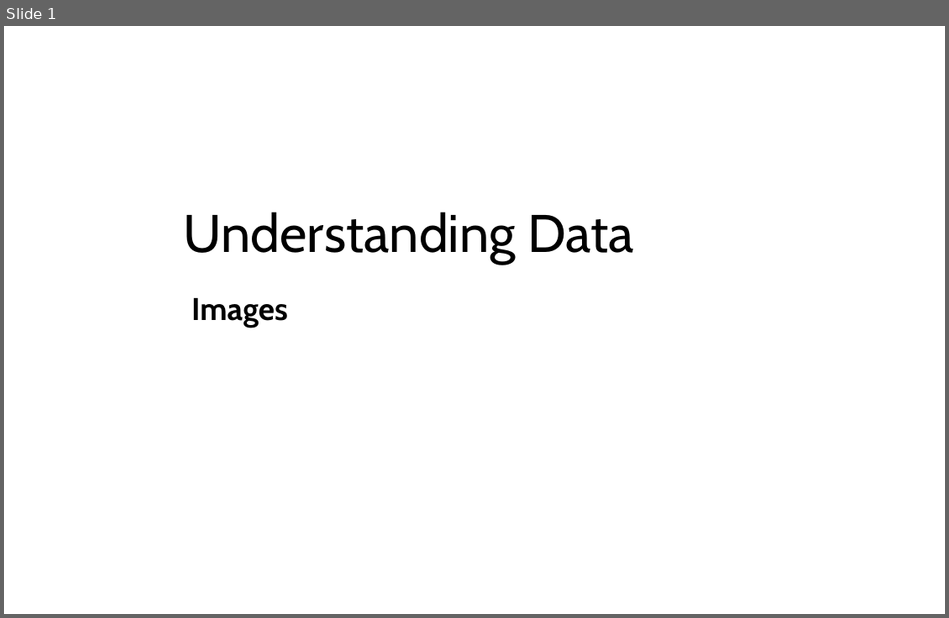
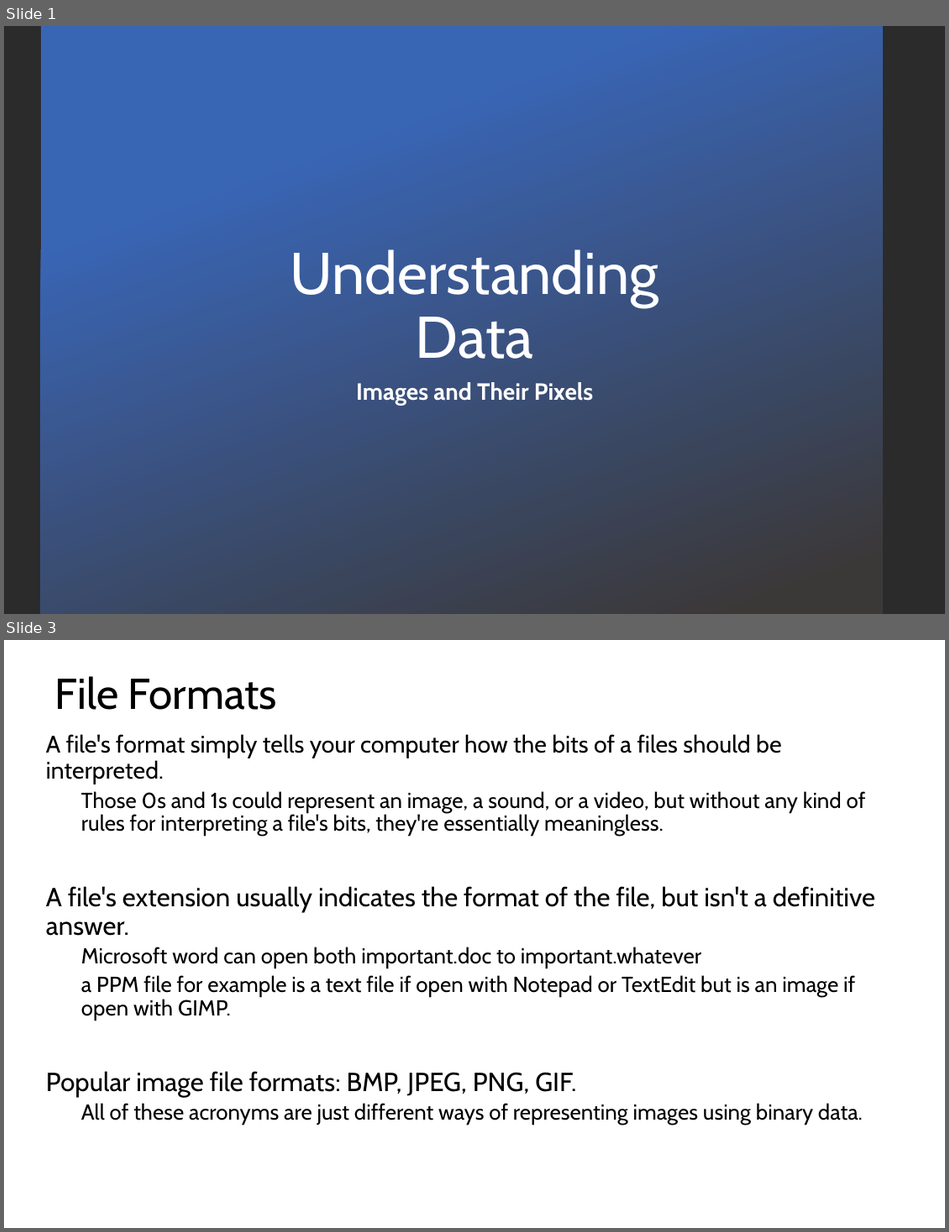
Before and after one commit to LongBaoNguyen/longbaonguyen.github.io, a slide deck: courses/apcsp/lect14.pptx. Shown one above the other, each under a label of ours: slide 1 before the commit, slides 1 and 3 after it; the slides between them are not shown. The pictures are 949x618 and 949x1232 pixels, drawn with LibreOffice and Linux fonts; fonts in the diff are those of the drawing; background and template pictures are left out; a plain dark background stands for a picture behind light text. Boxes give left, top, right and bottom in pixels: in the first picture for what was removed or moved away, otherwise in the second. Text is boxed around its words. In the diff, an @@ line names an element or a change of style, - is before the commit and + after.

```diff
--- a/courses/apcsp/lect14.pptx
+++ b/courses/apcsp/lect14.pptx
@@ slide 3 added at bbox=[4, 640, 945, 1228], background #FFFFFF @@
@@ title added at bbox=[55, 676, 277, 710], 33 pt, text #000000 @@
+File Formats
@@ text added at bbox=[46, 734, 875, 1125], 16.7 pt, text #000000 @@
+A file's format simply tells your computer how the bits of a files should be interpreted.
+  Those 0s and 1s could represent an image, a sound, or a video, but without any kind of rules for interpreting a file's bits, they're essentially meaningless.
+A file's extension usually indicates the format of the file, but isn't a definitive answer.
+  Microsoft word can open both important.doc to important.whatever
+  a PPM file for example is a text file if open with Notepad or TextEdit but is an image if open with GIMP.
+Popular image file formats: BMP, JPEG, PNG, GIF.
+  All of these acronyms are just different ways of representing images using binary data.
@@ slide 1 changed as well @@
@@ background #FFFFFF to picture (left out) @@
@@ rectangle added at bbox=[41, 26, 883, 614], fill gradient #3965B5 to #3B3838 @@
@@ title "Understanding Data": place and size @@
-title "Understanding Data" at bbox=[184, 212, 634, 265]
+title "Understanding Data" at bbox=[290, 249, 659, 359]
@@ title "Understanding Data" at bbox=[290, 249, 659, 359]: size 40.5 to 45 pt, text colour #000000 to #FFFFFF; alignment left to centre @@
@@ subtitle at bbox=[356, 382, 593, 406]: text changed; size 24 to 18 pt; text colour #000000 to #FFFFFF @@
-Images
+Images and Their Pixels
```
Also in this commit, not shown: 2 other slides changed, 26 other slides added, 1 slide removed, 12 other files.
